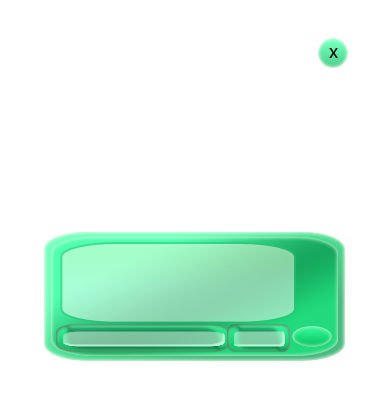
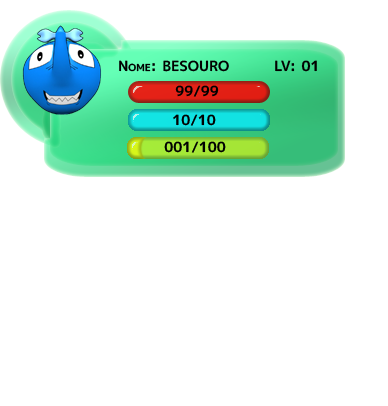
Layers edited between the first and the second 388 x 406 image:
hid "x", painted on it over [329, 48, 338, 58]
hid group "Chat" (6 layers) over [44, 231, 345, 361]
moved "fundo chat" into group "Chat" over [62, 244, 295, 322]
moved "Text box chat name" into group "Chat" over [227, 324, 291, 353]
moved "Text box chat" into group "Chat" over [56, 324, 231, 353]
moved "botao enviar" into group "Chat" over [292, 326, 332, 347]
renamed "janela principal cópia" to "chat", moved it into group "Chat" over [44, 231, 345, 361]
renamed "janela principal cópia 2" to "chat1", moved it into group "Chat" over [51, 236, 338, 356]
hid "fechar" over [318, 38, 348, 68]
showed group "status" (14 layers) over [0, 10, 345, 177]
added layer "001/100" in group "status" over [164, 141, 226, 153]
added layer "10/10" in group "status" over [173, 114, 216, 126]
added layer "99/99" in group "status" over [175, 85, 219, 97]
added layer "Nome: BESOURO LV: 01" in group "status" over [119, 60, 317, 72]
added layer "Layer 6 copy 3" (56%) in group "status" over [127, 137, 147, 159]
added layer "Layer 6 copy 2" (56%) in group "status" over [127, 137, 269, 159]
added layer "Layer 6 copy" (85%) in group "status" over [128, 109, 270, 131]
added layer "Layer 6" (85%) in group "status" over [128, 81, 270, 103]
added layer "Layer 5" in group "status" over [22, 25, 102, 115]
